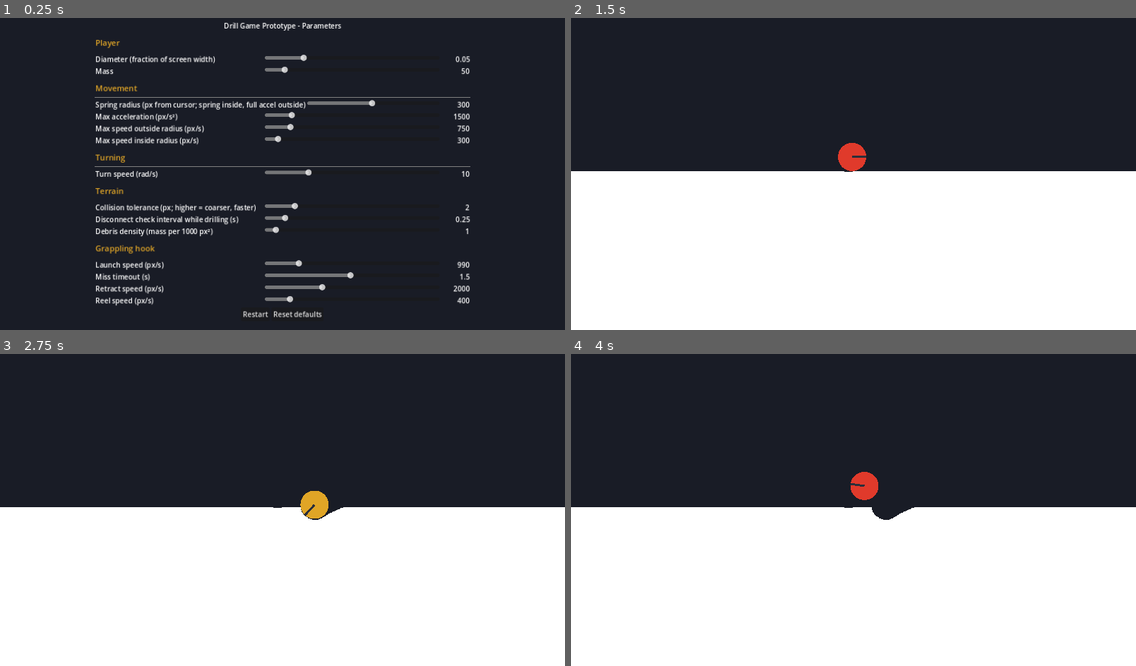
Above: before the commit, frames 1-4 (two rows, left to right).
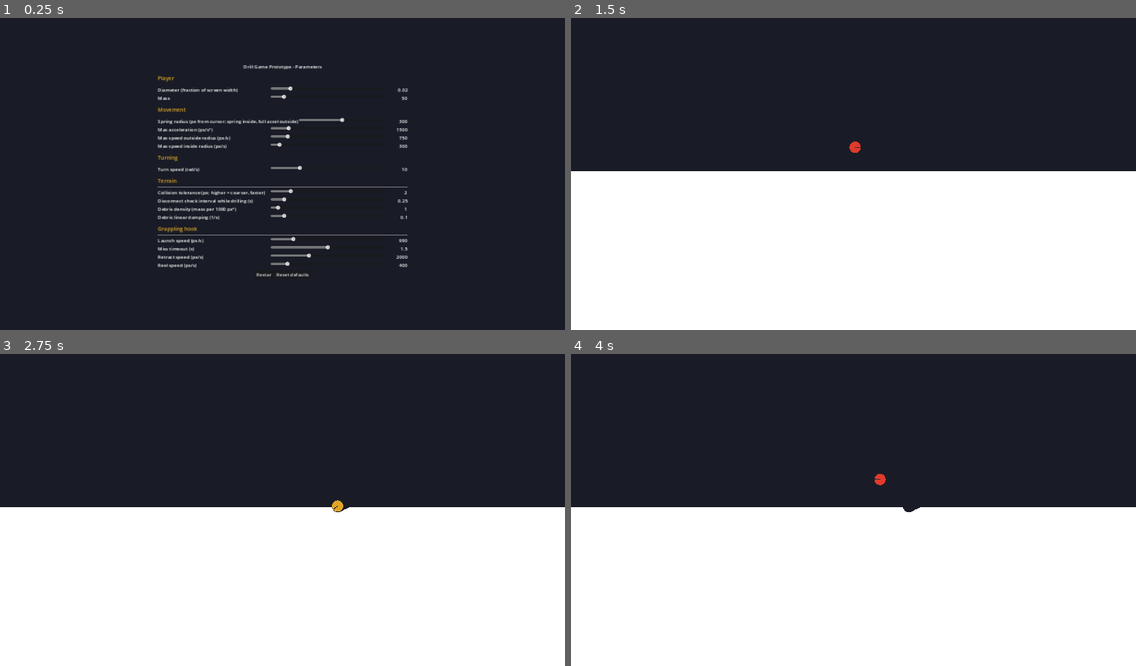
Above: after the commit, the same moments.

Repository: ooooonnnnn/Drill-Game-Prototypes
Game: Godot game, scene res://scenes/menu.tscn
Two runs of this game, one before a commit and one after it. Both use one fixed random seed, a clock stepped at 60 frames per second and the inputs below.
Inputs (mouse positions are in pixels of both pictures, inside the frame that each line leads up to):
- Up to frame 1 (0.25 s): no input
- Up to frame 2 (1.5 s): click "Restart" at 0.5 s; move the mouse to (977, 155) at 1.27 s; click (977, 155) at 1.42 s
- Up to frame 3 (2.75 s): drag from (169, 522) to (254, 569) at 2.02 s
- Up to frame 4 (4 s): move the mouse to (910, 438) at 2.77 s; click (910, 438) at 2.92 s; drag from (825, 569) to (684, 460) at 3.52 s

The runs differ from the first frame. In frame 1, 8.1% of the frame differs, in the area x 16-84%, y 1-96%; in frame 2, 0.3%; in frame 3, 0.5%; in frame 4, 0.6%.

Commit message:
player size and debris linear damping

Diff:
--- a/project.godot
+++ b/project.godot
@@ -21,8 +21,8 @@
 
 [display]
 
-window/size/viewport_width=1280
-window/size/viewport_height=720
+window/size/viewport_width=1920
+window/size/viewport_height=1080
 window/stretch/mode="canvas_items"
 
 [physics]
--- a/scripts/params.gd
+++ b/scripts/params.gd
@@ -5,7 +5,7 @@
 
 # name -> [default, min, max, step, label]
 const DEFS := {
-	"size_fraction": [0.05, 0.01, 0.2, 0.005, "Diameter (fraction of screen width)"],
+	"size_fraction": [0.02, 0.005, 0.1, 0.005, "Diameter (fraction of screen width)"],
 	"player_mass": [50.0, 1.0, 500.0, 1.0, "Mass"],
 	"spring_radius": [300.0, 10.0, 600.0, 1.0, "Spring radius (px from cursor; spring inside, full accel outside)"],
 	"max_accel": [1500.0, 100.0, 10000.0, 10.0, "Max acceleration (px/s²)"],
@@ -15,6 +15,7 @@
 	"collision_tolerance": [2.0, 0.5, 10.0, 0.1, "Collision tolerance (px; higher = coarser, faster)"],
 	"split_interval": [0.25, 0.05, 2.0, 0.05, "Disconnect check interval while drilling (s)"],
 	"debris_density": [1.0, 0.1, 20.0, 0.1, "Debris density (mass per 1000 px²)"],
+	"debris_linear_damp": [0.1, 0.0, 1, 0.05, "Debris linear damping (1/s)"],
 	"hook_launch_speed": [990.0, 100.0, 5000.0, 10.0, "Launch speed (px/s)"],
 	"hook_timeout": [1.5, 0.05, 3.0, 0.05, "Miss timeout (s)"],
 	"hook_retract_speed": [2000.0, 100.0, 6000.0, 10.0, "Retract speed (px/s)"],
@@ -26,7 +27,7 @@
 	["Player", ["size_fraction", "player_mass"]],
 	["Movement", ["spring_radius", "max_accel", "max_speed", "max_speed_inside"]],
 	["Turning", ["turn_speed"]],
-	["Terrain", ["collision_tolerance", "split_interval", "debris_density"]],
+	["Terrain", ["collision_tolerance", "split_interval", "debris_density", "debris_linear_damp"]],
 	["Grappling hook", ["hook_launch_speed", "hook_timeout", "hook_retract_speed", "hook_reel_speed"]],
 ]
 
@@ -40,6 +41,7 @@
 var collision_tolerance: float
 var split_interval: float
 var debris_density: float
+var debris_linear_damp: float
 var hook_launch_speed: float
 var hook_timeout: float
 var hook_retract_speed: float
--- a/scripts/terrain.gd
+++ b/scripts/terrain.gd
@@ -96,7 +96,7 @@
 	var debris := RigidBody2D.new()
 	debris.collision_layer = DEBRIS_LAYER
 	debris.collision_mask = TERRAIN_LAYER | DEBRIS_LAYER
-	debris.linear_damp = 1.0
+	debris.linear_damp = Params.debris_linear_damp
 	debris.angular_damp = 1.0
 	debris.continuous_cd = RigidBody2D.CCD_MODE_CAST_SHAPE
 	debris.center_of_mass_mode = RigidBody2D.CENTER_OF_MASS_MODE_CUSTOM
